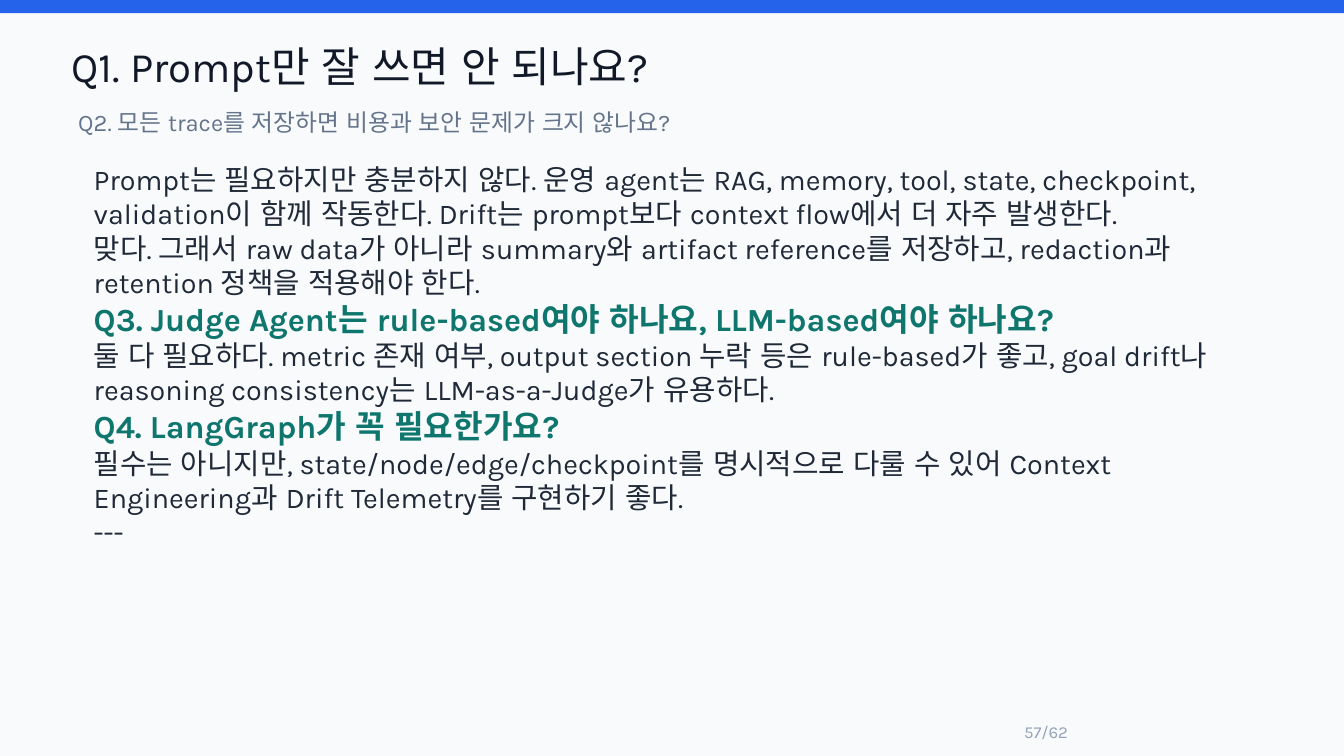
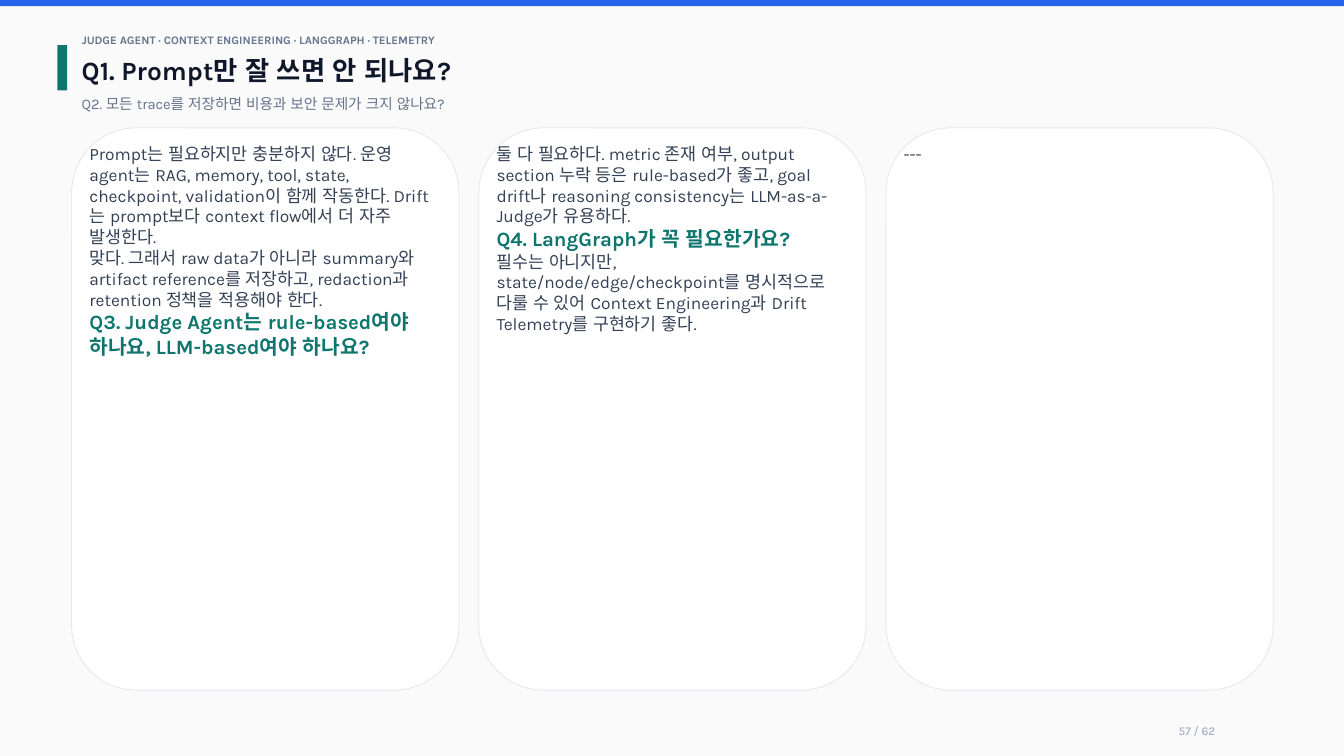
Before and after one commit to lesh915/judge-agent, a slide deck: slide 57 of docs/JUDGE_AGENT_CONTEXT_ENGINEERING_TECH_PRESENTATION.pptx. Drawn at 1344x756 pixels with LibreOffice and Linux fonts; fonts in the diff are those of the drawing. Boxes give left, top, right and bottom in pixels: in the first picture for what was removed or moved away, otherwise in the second. Text is boxed around its words. In the diff, an @@ line names an element or a change of style, - is before the commit and + after.

Commit message:
docs: refine presentation pptx layout

```diff
--- a/docs/JUDGE_AGENT_CONTEXT_ENGINEERING_TECH_PRESENTATION.pptx
+++ b/docs/JUDGE_AGENT_CONTEXT_ENGINEERING_TECH_PRESENTATION.pptx
@@ rectangle resized from (x1=0, y1=0, x2=1344, y2=13) to (x1=0, y1=0, x2=1344, y2=6) @@
@@ rectangle at (x1=0, y1=0, x2=1344, y2=756): fill #F8FAFC to #FAFAFA; outline none to #FAFAFA 0.6 pt @@
@@ rectangle added at (x1=57, y1=45, x2=68, y2=91), fill #0F766E @@
@@ text "Q1. Prompt만 잘 쓰면 안 ..." moved from (x1=72, y1=47, x2=649, y2=92) to (x1=82, y1=58, x2=451, y2=86) @@
@@ text "Q1. Prompt만 잘 쓰면 안 ..." at (x1=82, y1=58, x2=451, y2=86): size 30 to 18.8 pt, text colour #111827 to #0F172A, bold on @@
@@ text added at (x1=82, y1=36, x2=435, y2=44), 8.2 pt, text #64748B, bold @@
+JUDGE AGENT · CONTEXT ENGINEERING · LANGGRAPH · TELEMETRY
@@ text "Q2. 모든 trace를 저장하면 비용과 ..." moved from (x1=78, y1=111, x2=671, y2=135) to (x1=82, y1=97, x2=445, y2=112) @@
@@ text "Q2. 모든 trace를 저장하면 비용과 ..." at (x1=82, y1=97, x2=445, y2=112): size 17 to 10.5 pt @@
@@ rounded rectangle added at (x1=72, y1=128, x2=459, y2=691), fill #FFFFFF, outline #E5E7EB 0.6 pt @@
@@ text added at (x1=89, y1=145, x2=415, y2=357), 12.4 pt, text #334155 @@
+Prompt는 필요하지만 충분하지 않다. 운영 agent는 RAG, memory, tool, state, checkpoint, validation이 함께 작동한다. Drift는 prompt보다 context flow에서 더 자주 발생한다.
+맞다. 그래서 raw data가 아니라 summary와 artifact reference를 저장하고, redaction과 retention 정책을 적용해야 한다.
+Q3. Judge Agent는 rule-based여야 하나요, LLM-based여야 하나요?
@@ rounded rectangle added at (x1=479, y1=128, x2=866, y2=691), fill #FFFFFF, outline #E5E7EB 0.6 pt @@
@@ text at (x1=497, y1=145, x2=827, y2=335): paragraph removed @@
----
@@ text "둘 다 필요하다. metric 존재 ..." moved from (x1=94, y1=166, x2=1207, y2=515) to (x1=497, y1=145, x2=827, y2=335) @@
@@ text "둘 다 필요하다. metric 존재 ..." at (x1=497, y1=145, x2=827, y2=335): size 20.5 to 12.4 pt, text colour #1F2937 to #334155; size 23 to 14.5 pt in "Q4. LangGraph가 꼭 필요한가요?" @@
@@ rounded rectangle added at (x1=886, y1=128, x2=1273, y2=691), fill #FFFFFF, outline #E5E7EB 0.6 pt @@
@@ text added at (x1=894, y1=136, x2=1266, y2=683), 12.4 pt, text #334155 @@
+---
@@ text at (x1=94, y1=166, x2=1195, y2=339): paragraphs removed @@
-Prompt는 필요하지만 충분하지 않다. 운영 agent는 RAG, memory, tool, state, checkpoint, validation이 함께 작동한다. Drift는 prompt보다 context flow에서 더 자주 발생한다.
-맞다. 그래서 raw data가 아니라 summary와 artifact reference를 저장하고, redaction과 retention 정책을 적용해야 한다.
-Q3. Judge Agent는 rule-based여야 하나요, LLM-based여야 하나요?
@@ text at (x1=1179, y1=727, x2=1216, y2=735): text changed; size 12 to 8.5 pt @@
-57/62
+57 / 62
```
Also in this commit, not shown: 61 other slides changed.
